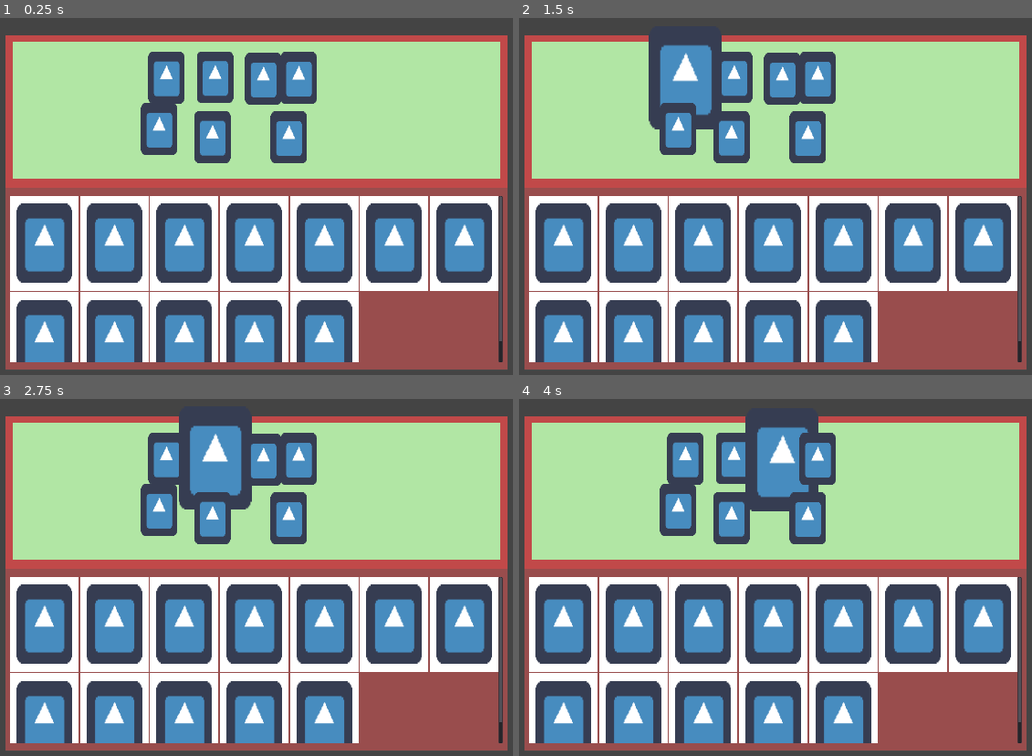
Above: before the commit, frames 1-4 (two rows, left to right).
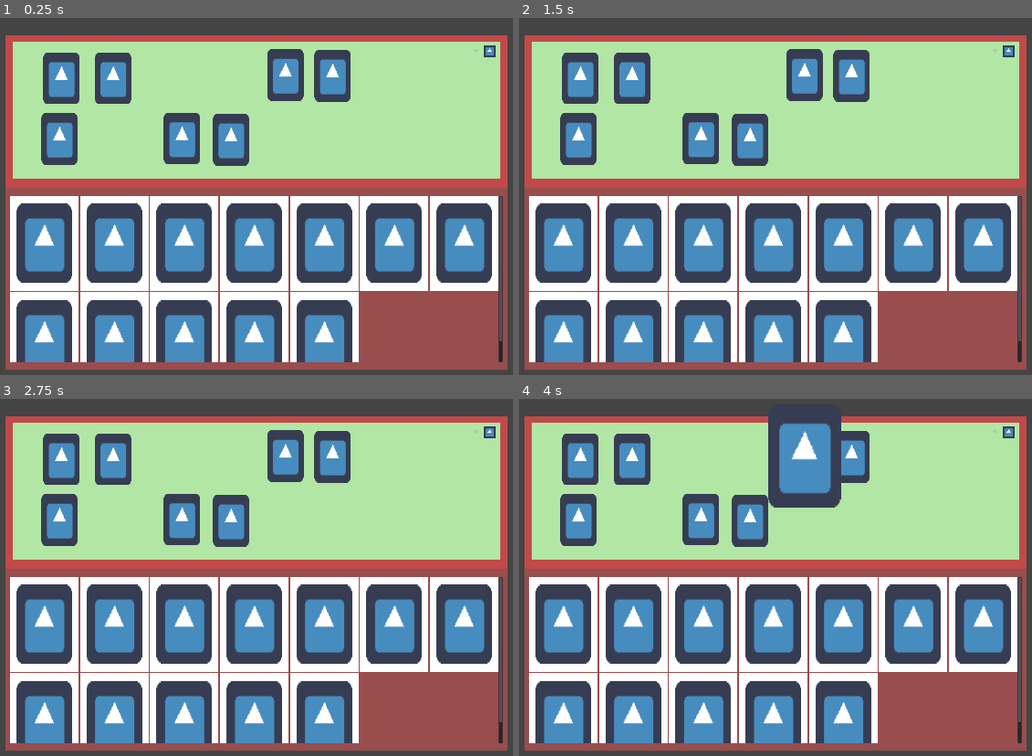
Above: after the commit, the same moments.

Repository: CiaranWoodward/LD52
Game: Godot game, scene res://Shop/Shop.tscn
Same seed, same stepped clock (60 frames per second), same inputs: the game is played once before the commit and once after it. This scene is started directly instead of the project's main scene. The engine's default icon, where the game draws it, is replaced by a stand-in: a white triangle on a blue panel in a dark square.
Inputs (mouse positions are in pixels of both pictures, inside the frame that each line leads up to):
- Up to frame 1 (0.25 s): no input
- Up to frame 2 (1.5 s): tap Enter at 0.5 s; move the mouse to (683, 78) at 0.52 s; click (683, 78) at 0.67 s; tap Space at 1.25 s; click (683, 78) at 1.42 s
- Up to frame 3 (2.75 s): tap Enter at 2 s; move the mouse to (215, 459) at 2.02 s; click (215, 459) at 2.17 s
- Up to frame 4 (4 s): tap Space at 2.75 s; click (734, 459) at 2.92 s; tap Enter at 3.5 s; move the mouse to (780, 459) at 3.52 s; click (780, 459) at 3.67 s

The runs differ from the first frame. In frame 1, 11% of the frame differs, in the area x 8-97%, y 7-42%; in frame 2, 13%, in the area x 8-97%, y 4-42%; in frame 3, 13%; in frame 4, 12%.

Commit message:
Finished shop template and card upgrade pop up

Diff:
--- /dev/null
+++ b/Shop/CardSelect.tscn
@@ -0,0 +1,79 @@
+[gd_scene load_steps=3 format=2]
+
+[ext_resource path="res://Cards/Card.tscn" type="PackedScene" id=1]
+[ext_resource path="res://Graphics/e0000.png" type="Texture" id=2]
+
+[node name="CanvasLayer" type="CanvasLayer"]
+layer = 100
+follow_viewport_enable = true
+
+[node name="NinePatchRect" type="NinePatchRect" parent="."]
+self_modulate = Color( 1, 1, 1, 0.431373 )
+margin_left = -50.0
+margin_top = -70.7
+margin_right = 50.0
+margin_bottom = 70.7
+grow_horizontal = 2
+grow_vertical = 2
+rect_min_size = Vector2( 100, 141.4 )
+texture = ExtResource( 2 )
+patch_margin_left = 50
+
+[node name="DiscardButton" type="TextureButton" parent="."]
+self_modulate = Color( 0.784314, 0.54902, 0.54902, 1 )
+anchor_top = 1.0
+anchor_right = 1.0
+anchor_bottom = 1.0
+margin_left = -45.0
+margin_top = -1002.0
+margin_right = -1875.0
+margin_bottom = -982.0
+grow_vertical = 0
+rect_scale = Vector2( 0.99733, 1 )
+texture_normal = ExtResource( 2 )
+expand = true
+
+[node name="Discard" type="Label" parent="DiscardButton"]
+anchor_right = 1.0
+anchor_bottom = 1.0
+text = "Discard"
+align = 1
+valign = 1
+
+[node name="UpgradeCard" type="NinePatchRect" parent="."]
+self_modulate = Color( 1, 1, 1, 0.431373 )
+margin_left = -50.0
+margin_top = -226.0
+margin_right = 50.0
+margin_bottom = -84.6
+grow_horizontal = 2
+grow_vertical = 2
+rect_min_size = Vector2( 100, 141.4 )
+texture = ExtResource( 2 )
+patch_margin_left = 50
+
+[node name="Card" parent="UpgradeCard" instance=ExtResource( 1 )]
+position = Vector2( 50, 70 )
+scale = Vector2( 1.53337, 1.53337 )
+
+[node name="UpgradeButton" type="TextureButton" parent="UpgradeCard"]
+self_modulate = Color( 0.784314, 0.54902, 0.54902, 1 )
+anchor_top = 1.0
+anchor_right = 1.0
+anchor_bottom = 1.0
+margin_left = 5.0
+margin_top = -25.0
+margin_right = -5.0
+margin_bottom = -5.0
+grow_vertical = 0
+rect_min_size = Vector2( 80, 0 )
+rect_scale = Vector2( 0.99733, 1 )
+texture_normal = ExtResource( 2 )
+expand = true
+
+[node name="Upgrade" type="Label" parent="UpgradeCard/UpgradeButton"]
+anchor_right = 1.0
+anchor_bottom = 1.0
+text = "Upgrade"
+align = 1
+valign = 1
--- a/Shop/ShopFloor.tscn
+++ b/Shop/ShopFloor.tscn
@@ -1,7 +1,8 @@
-[gd_scene load_steps=3 format=2]
+[gd_scene load_steps=4 format=2]
 
 [ext_resource path="res://Cards/Card.tscn" type="PackedScene" id=1]
 [ext_resource path="res://Graphics/e0000.png" type="Texture" id=2]
+[ext_resource path="res://icon.png" type="Texture" id=3]
 
 [node name="ShopFloor" type="Control"]
 margin_right = 110.0
@@ -19,44 +20,57 @@
 margin_bottom = -20.0
 texture = ExtResource( 2 )
 
-[node name="Scalar1" type="Node2D" parent="."]
-position = Vector2( 423, 114 )
+[node name="Gold" type="Label" parent="NinePatchRect"]
+margin_left = 1207.0
+margin_top = 18.0
+margin_right = 1223.0
+margin_bottom = 32.0
+text = "20"
+align = 2
+
+[node name="Sprite" type="Sprite" parent="NinePatchRect"]
+position = Vector2( 1253, 25 )
+scale = Vector2( 0.5, 0.5 )
+texture = ExtResource( 3 )
+
+[node name="CoinStall" type="Node2D" parent="."]
+position = Vector2( 860, 109 )
 scale = Vector2( 1.5, 1.5 )
 
-[node name="Card" parent="Scalar1" instance=ExtResource( 1 )]
+[node name="Card" parent="CoinStall" instance=ExtResource( 1 )]
 
-[node name="Scalar2" type="Node2D" parent="."]
-position = Vector2( 551, 113 )
+[node name="CheerStall" type="Node2D" parent="."]
+position = Vector2( 736, 107 )
 scale = Vector2( 1.5, 1.5 )
 
-[node name="Card" parent="Scalar2" instance=ExtResource( 1 )]
+[node name="Card" parent="CheerStall" instance=ExtResource( 1 )]
 
-[node name="Scalar3" type="Node2D" parent="."]
-position = Vector2( 678, 117 )
+[node name="Firework" type="Node2D" parent="."]
+position = Vector2( 147, 116 )
 scale = Vector2( 1.5, 1.5 )
 
-[node name="Card" parent="Scalar3" instance=ExtResource( 1 )]
+[node name="Card" parent="Firework" instance=ExtResource( 1 )]
 
-[node name="Scalar4" type="Node2D" parent="."]
-position = Vector2( 771, 115 )
+[node name="Firecracker" type="Node2D" parent="."]
+position = Vector2( 283, 116 )
 scale = Vector2( 1.5, 1.5 )
 
-[node name="Card" parent="Scalar4" instance=ExtResource( 1 )]
+[node name="Card" parent="Firecracker" instance=ExtResource( 1 )]
 
-[node name="Scalar5" type="Node2D" parent="."]
-position = Vector2( 404, 249 )
+[node name="Lantern" type="Node2D" parent="."]
+position = Vector2( 142, 275 )
 scale = Vector2( 1.5, 1.5 )
 
-[node name="Card" parent="Scalar5" instance=ExtResource( 1 )]
+[node name="Card" parent="Lantern" instance=ExtResource( 1 )]
 
-[node name="Scalar6" type="Node2D" parent="."]
-position = Vector2( 544, 270 )
+[node name="MoonCrane" type="Node2D" parent="."]
+position = Vector2( 464, 274 )
 scale = Vector2( 1.5, 1.5 )
 
-[node name="Card" parent="Scalar6" instance=ExtResource( 1 )]
+[node name="Card" parent="MoonCrane" instance=ExtResource( 1 )]
 
-[node name="Scalar7" type="Node2D" parent="."]
-position = Vector2( 745, 271 )
+[node name="Dragon" type="Node2D" parent="."]
+position = Vector2( 593, 277 )
 scale = Vector2( 1.5, 1.5 )
 
-[node name="Card" parent="Scalar7" instance=ExtResource( 1 )]
+[node name="Card" parent="Dragon" instance=ExtResource( 1 )]
